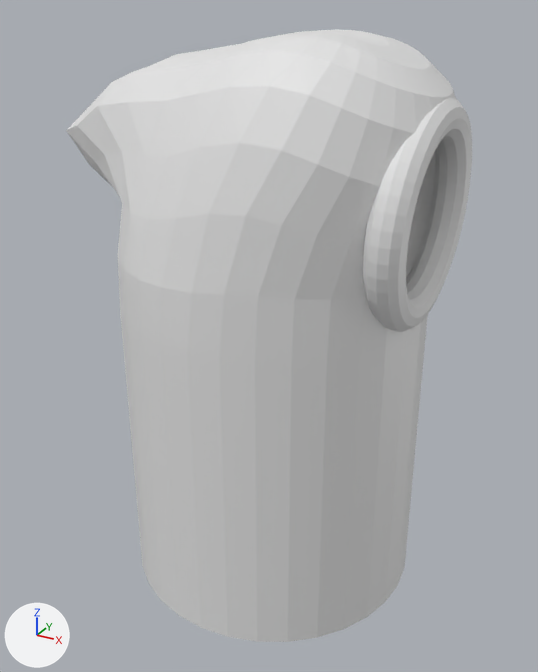
The Blender file RAW_RESOURCES_/blends/bandit.blend: old version first, new version second.
Camera for both pictures: a 50 mm camera at (2.19, -4.06, 4.23) aimed at (-0.06, 0.05, 2.18). Every picture has the same lights, and +X, +Y and +Z are marked at lower left. The first picture is the older version.
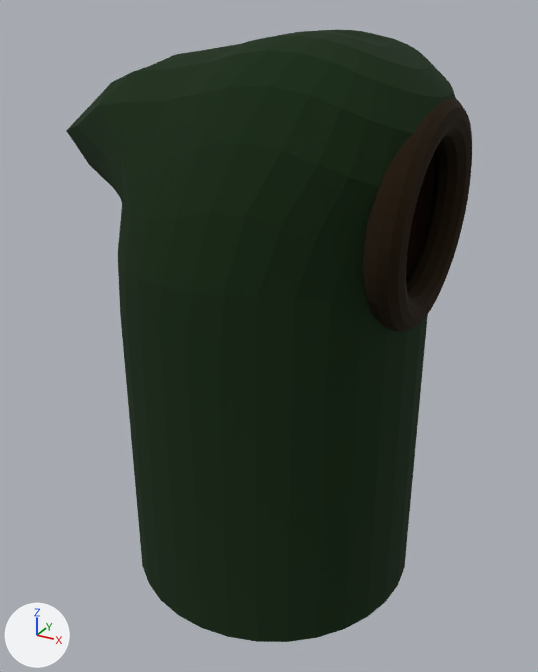
The newer file is also turned or shifted as a whole; pictures and numbers use the older file's frame.

The change, as JSON lines over the scene's bpy script:
```json
{"op": "add", "block": "img_body_png", "code": ["img_body_png = load_image('body.png', 'body.png', 1024, 1024, 'sRGB')"]}
{"op": "add", "block": "mat_body", "code": ["mat_body = principled_material('body')", "mat_body.texture = img_body_png", "mat_body.roughness = 1.0", "mat_body.specular_ior_level = 0.256"]}
{"block": "me_cylinder", "where": "me_cylinder.from_pydata(...)  # 1236 vertices, 1166 faces; spans x -1.63..1.09, y -1.0..1.0, z -1.0..2.63"}
{"op": "add", "block": "me_cylinder", "code": "me_cylinder.materials.append(mat_body)  # picture img_body_png"}
```

Where the change shows, as pixel boxes [x1, y1, x2, y2] in the pictures (538 x 672 px):
```json
{"object": "Cylinder", "change": "recoloured", "before": [66, 30, 472, 642], "after": [66, 30, 472, 642], "on screen": "white to black"}
```
